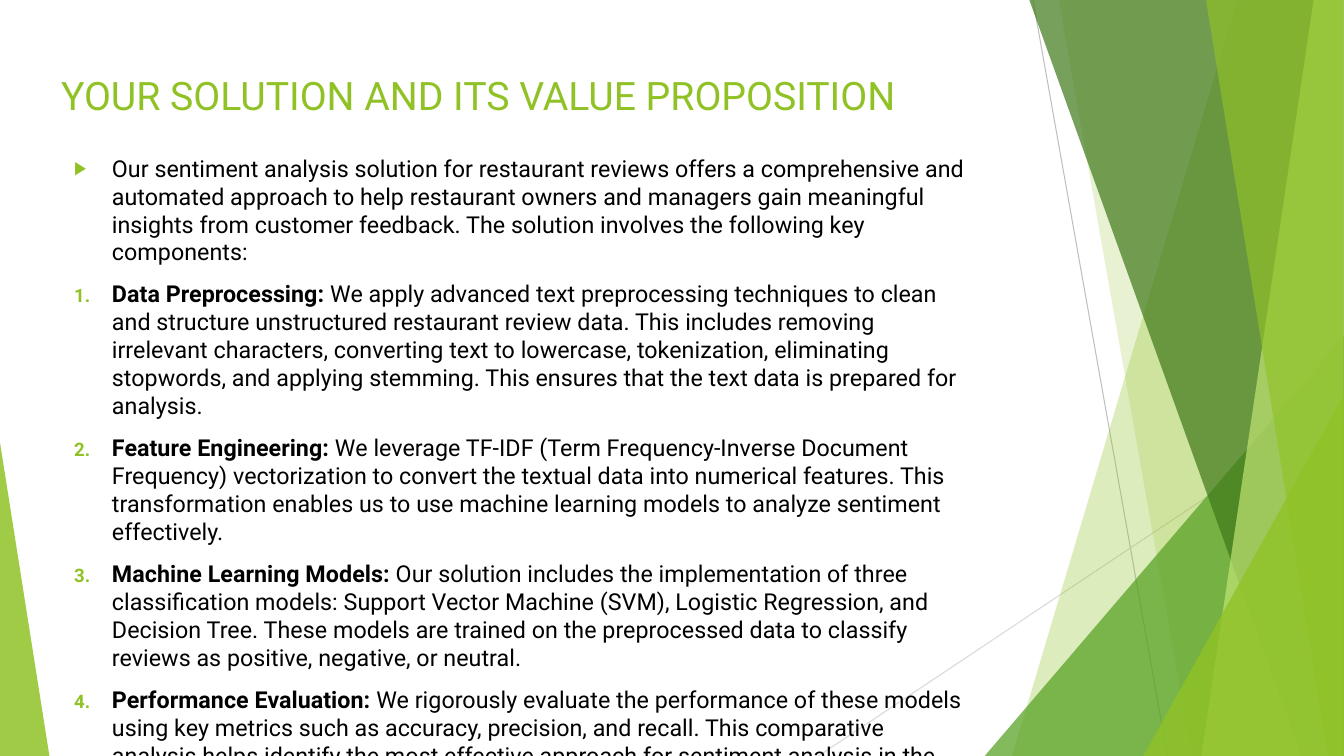
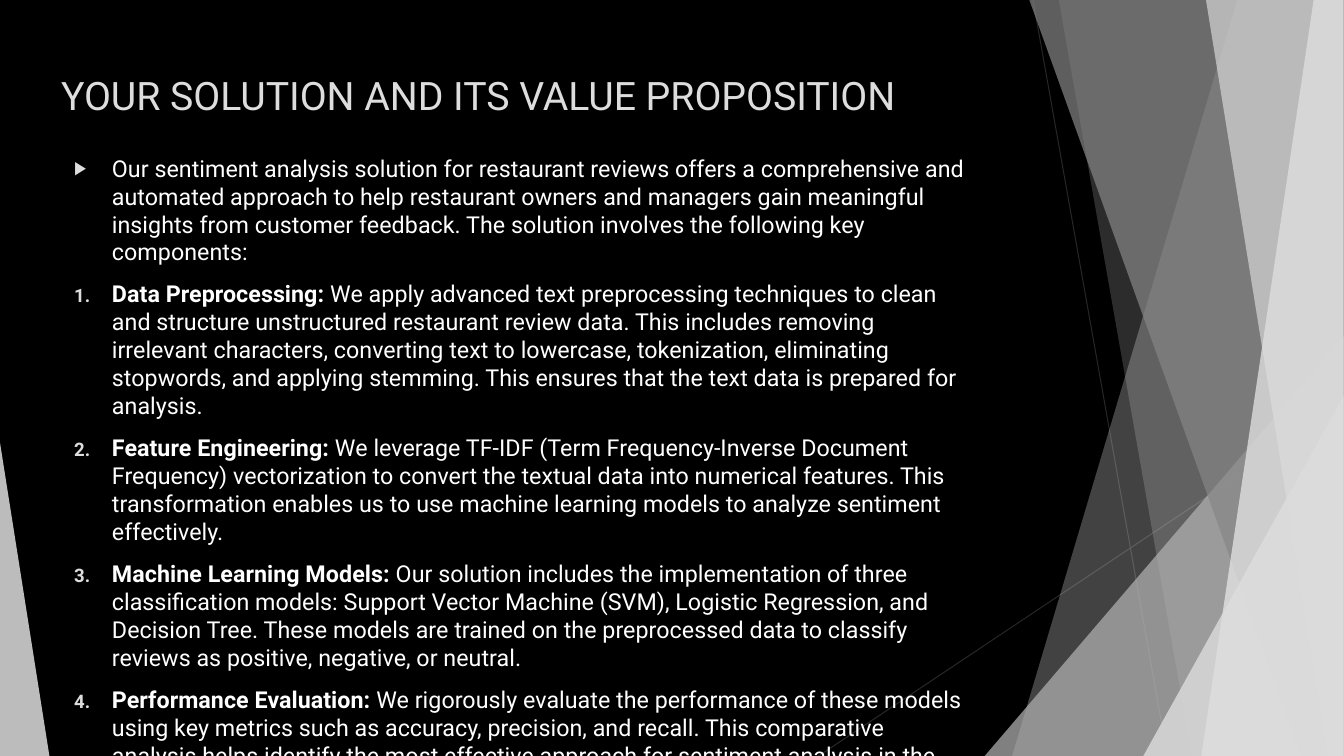
Before and after one commit to SajjaPremsai/Internships, a slide deck: slide 7 of IBM-EduSkills/Internship Project Submission PPT.pptx. Drawn at 1344x756 pixels with LibreOffice and Linux fonts; fonts in the diff are those of the drawing. Boxes give left, top, right and bottom in pixels: in the first picture for what was removed or moved away, otherwise in the second. Text is boxed around its words. In the diff, an @@ line names an element or a change of style, - is before the commit and + after.

Commit message:
PPT design changed

```diff
--- a/IBM-EduSkills/Internship Project Submission PPT.pptx
+++ b/IBM-EduSkills/Internship Project Submission PPT.pptx
@@ background #FFFFFF to #000000 @@
@@ title "YOUR SOLUTION AND ITS VALUE ..." at (x1=61, y1=81, x2=896, y2=111): text colour #90C226 to #DDDDDD @@
@@ freeform shape at (x1=1012, y1=0, x2=1344, y2=756): fill #90C226 at 30% opacity to #DDDDDD at 30% opacity @@
@@ freeform shape at (x1=1029, y1=0, x2=1344, y2=756): fill #3F7819 at 70% opacity to #858585 at 70% opacity @@
@@ line (1033, 0) - (1168, 756): stroke #BFBFBF 0.75 pt to #262626 0.75 pt @@
@@ freeform shape at (x1=1059, y1=0, x2=1344, y2=756): fill #90C226 at 20% opacity to #DDDDDD at 20% opacity @@
@@ freeform shape at (x1=1202, y1=0, x2=1344, y2=756): fill #C0E474 at 70% opacity to #EBEBEB at 70% opacity @@
@@ freeform shape at (x1=1206, y1=0, x2=1344, y2=756): fill #90C226 at 65% opacity to #DDDDDD at 65% opacity @@
@@ text "Our sentiment analysis solution for ..." at (x1=112, y1=159, x2=964, y2=741): text colour #000000 to #FFFFFF; bullet colour #90C226 to #DDDDDD @@
@@ triangle at (x1=985, y1=336, x2=1344, y2=756): fill #54A021 at 72% opacity to #B2B2B2 at 72% opacity @@
@@ line (1344, 406) - (819, 756): stroke #D9D9D9 0.75 pt to #262626 0.75 pt @@
@@ triangle at (x1=1143, y1=396, x2=1344, y2=756): fill #90C226 at 80% opacity to #DDDDDD at 80% opacity @@
@@ triangle at (x1=0, y1=443, x2=49, y2=756): fill #90C226 at 85% opacity to #DDDDDD at 85% opacity @@
```
Also in this commit, not shown: 18 other slides changed.
